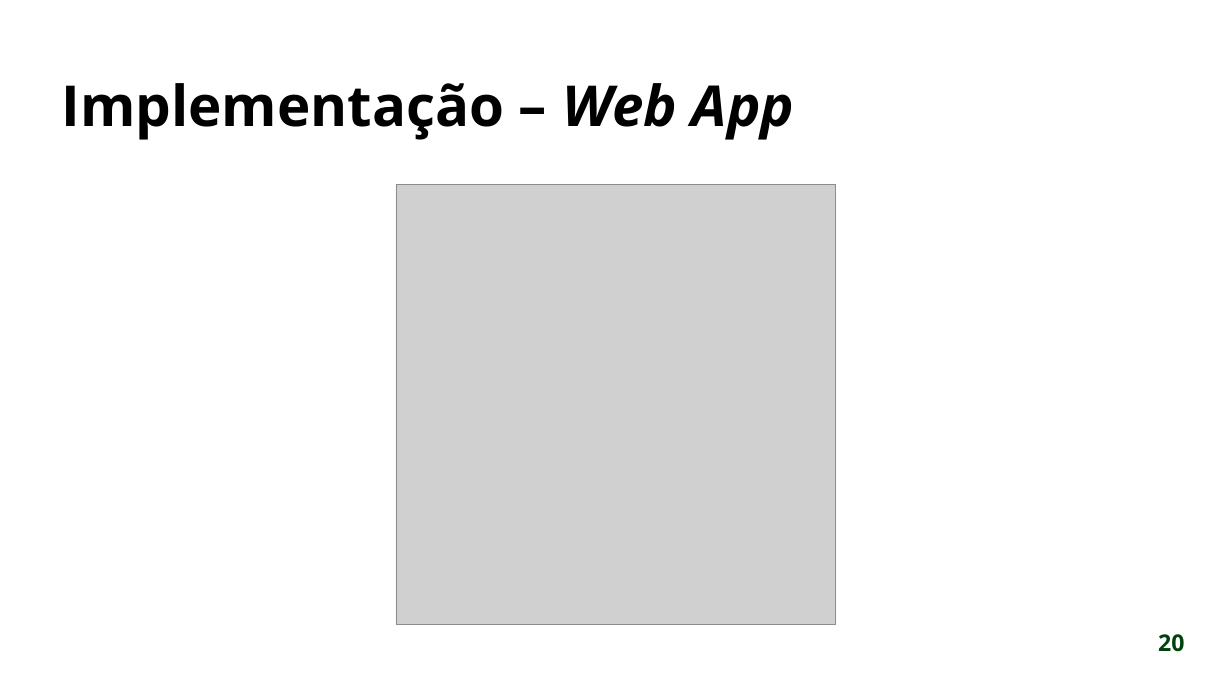
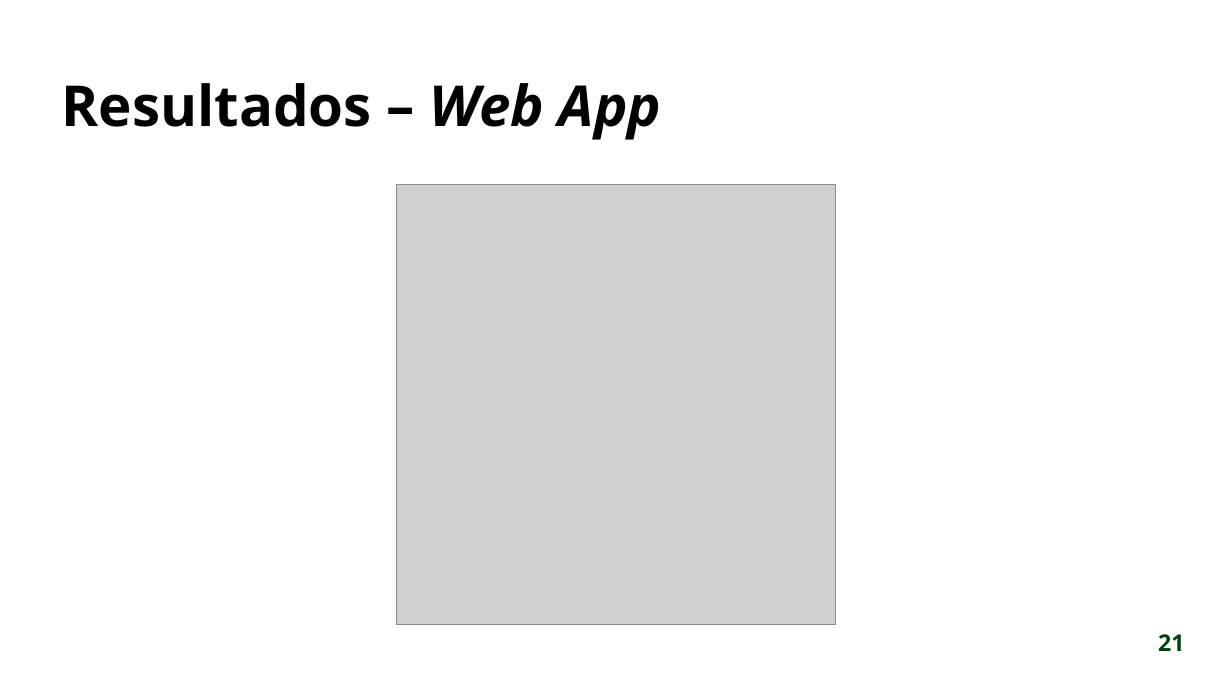
Before and after one commit to mauriciocordeiro/anpr-auth, a slide deck: slide 21 of doc/artigo/Apresentação.odp (slide 20 before the commit). Drawn at 1232x693 pixels with LibreOffice and Linux fonts; fonts in the diff are those of the drawing; grey boxes stand for pictures; background and template pictures are left out. Boxes give left, top, right and bottom in pixels: in the first picture for what was removed or moved away, otherwise in the second. Text is boxed around its words. In the diff, an @@ line names an element or a change of style, - is before the commit and + after.

```diff
--- a/doc/artigo/Apresentação.odp
+++ b/doc/artigo/Apresentação.odp
@@ title at box(62, 83, 662, 140): text changed @@
-Implementação – Web App
+Resultados – Web App
@@ page number at box(1158, 634, 1184, 651): text changed @@
-20
+21
```
Also in this commit, not shown: 3 other slides changed, 5 slides added, 4 slides removed, 36 other files.
